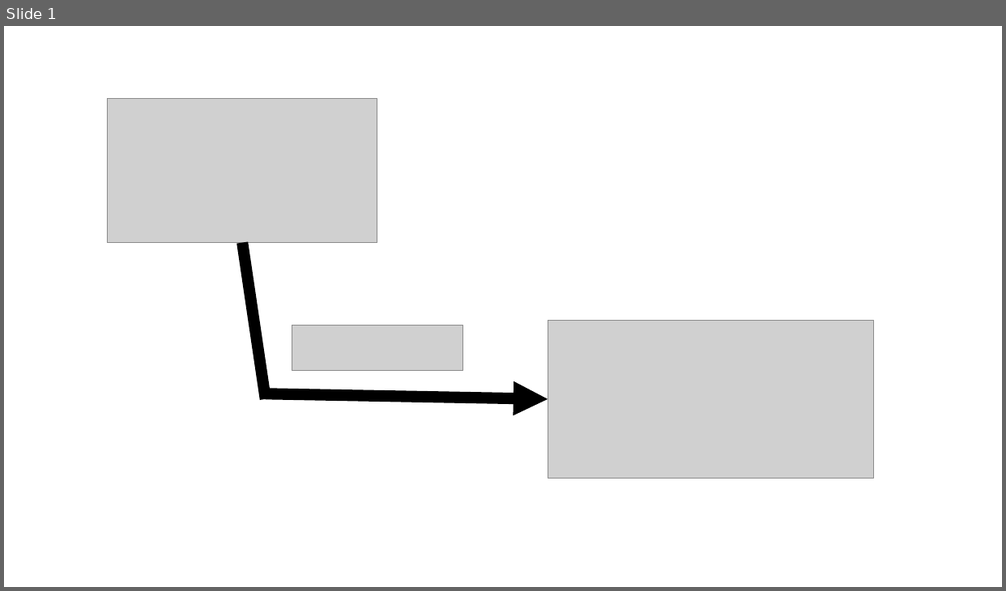
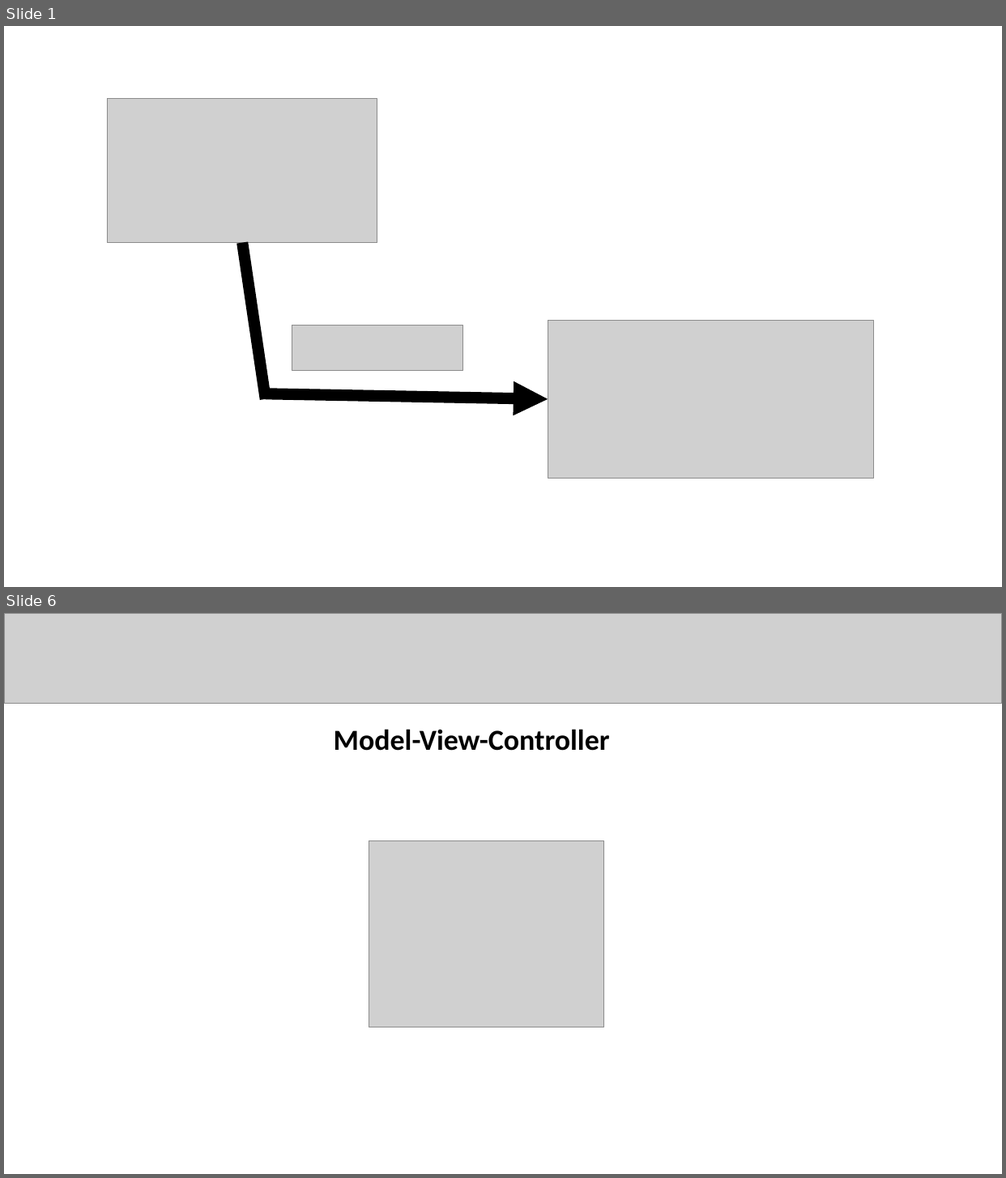
Before and after one commit to osl2/DAQ-Documents, a slide deck: 2-Entwurf/1-Phasenartefakt/Vortrag/Vortrag - Entwurf.pptx. Shown one above the other, each under a label of ours: slide 1 before the commit, slides 1 and 6 after it; the slides between them are not shown. The pictures are 1006x591 and 1006x1178 pixels, drawn with LibreOffice and Linux fonts; fonts in the diff are those of the drawing; grey boxes stand for pictures. Boxes give left, top, right and bottom in pixels: in the first picture for what was removed or moved away, otherwise in the second. Text is boxed around its words. In the diff, an @@ line names an element or a change of style, - is before the commit and + after.

```diff
--- a/2-Entwurf/1-Phasenartefakt/Vortrag/Vortrag - Entwurf.pptx
+++ b/2-Entwurf/1-Phasenartefakt/Vortrag/Vortrag - Entwurf.pptx
@@ slide 6 added at (4, 613, 1002, 1174), background #FFFFFF @@
@@ picture added at (4, 613, 1002, 704) @@
@@ text added at (334, 729, 610, 751), 28 pt, text #000000, bold @@
+Model-View-Controller
@@ picture added at (368, 841, 604, 1027) @@
```
Also in this commit, not shown: 14 other slides added, 13 slides removed, 5 other files.
